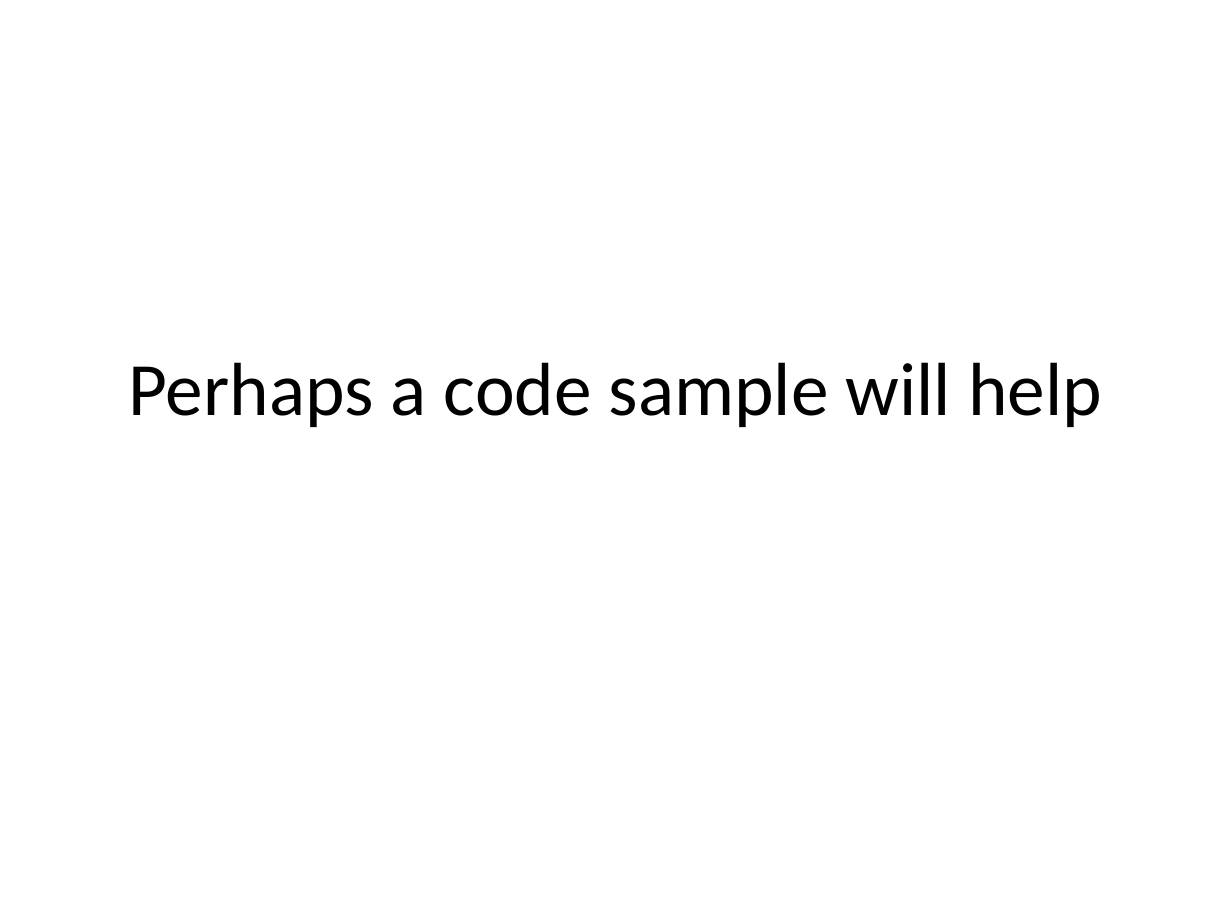
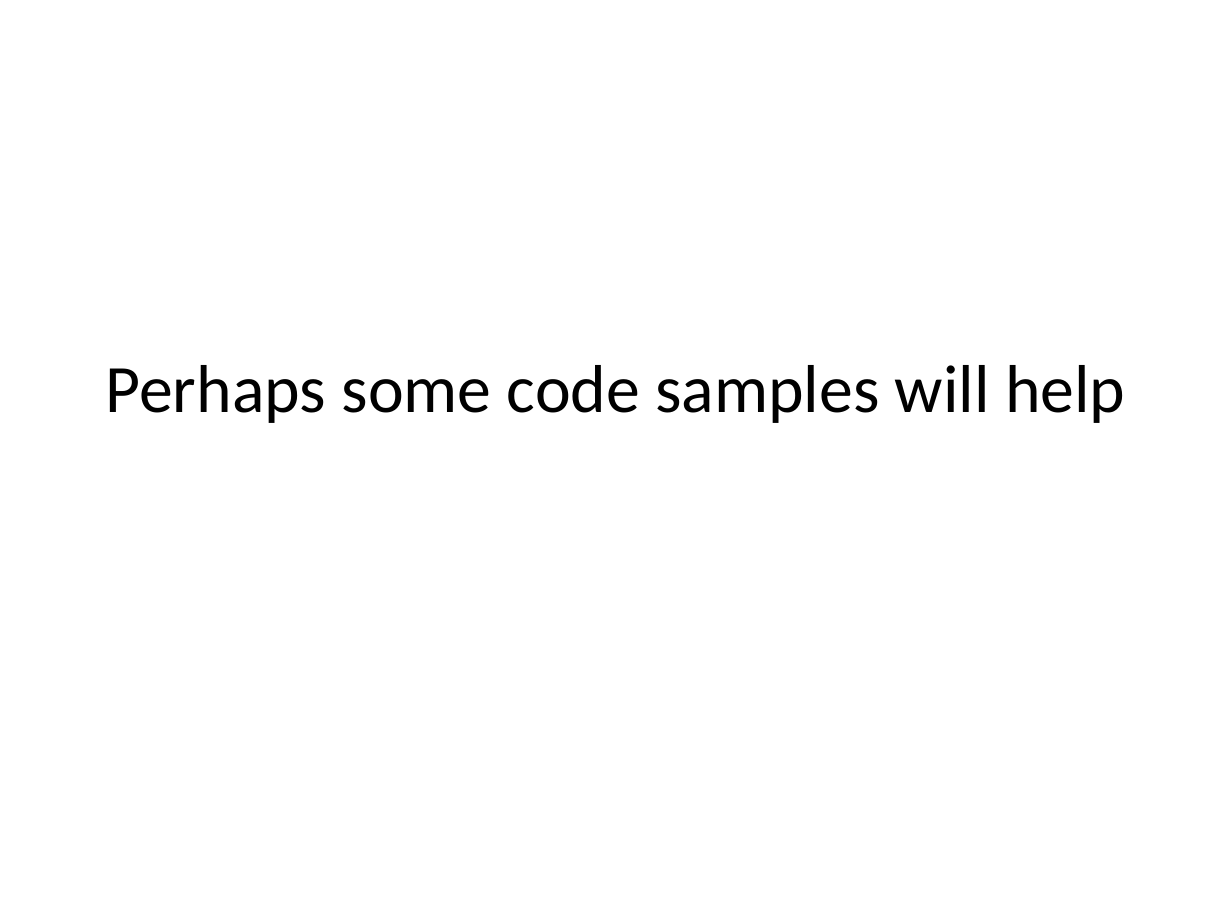
Before and after one commit to Mallioch/Presentations, a slide deck: slide 15 of 2012_1_5__client_side_mvx_frameworks/1 - Intro.pptx. Drawn at 1232x924 pixels with LibreOffice and Linux fonts; fonts in the diff are those of the drawing; background and template pictures are left out. Boxes give left, top, right and bottom in pixels: in the first picture for what was removed or moved away, otherwise in the second. Text is boxed around its words. In the diff, an @@ line names an element or a change of style, - is before the commit and + after.

```diff
--- a/2012_1_5__client_side_mvx_frameworks/1 - Intro.pptx
+++ b/2012_1_5__client_side_mvx_frameworks/1 - Intro.pptx
@@ title at bbox=[106, 365, 1125, 423]: text changed; size 44 to 39.6 pt @@
-Perhaps a code sample will help
+Perhaps some code samples will help
```
Also in this commit, not shown: 3 other slides changed, 3 other files.
